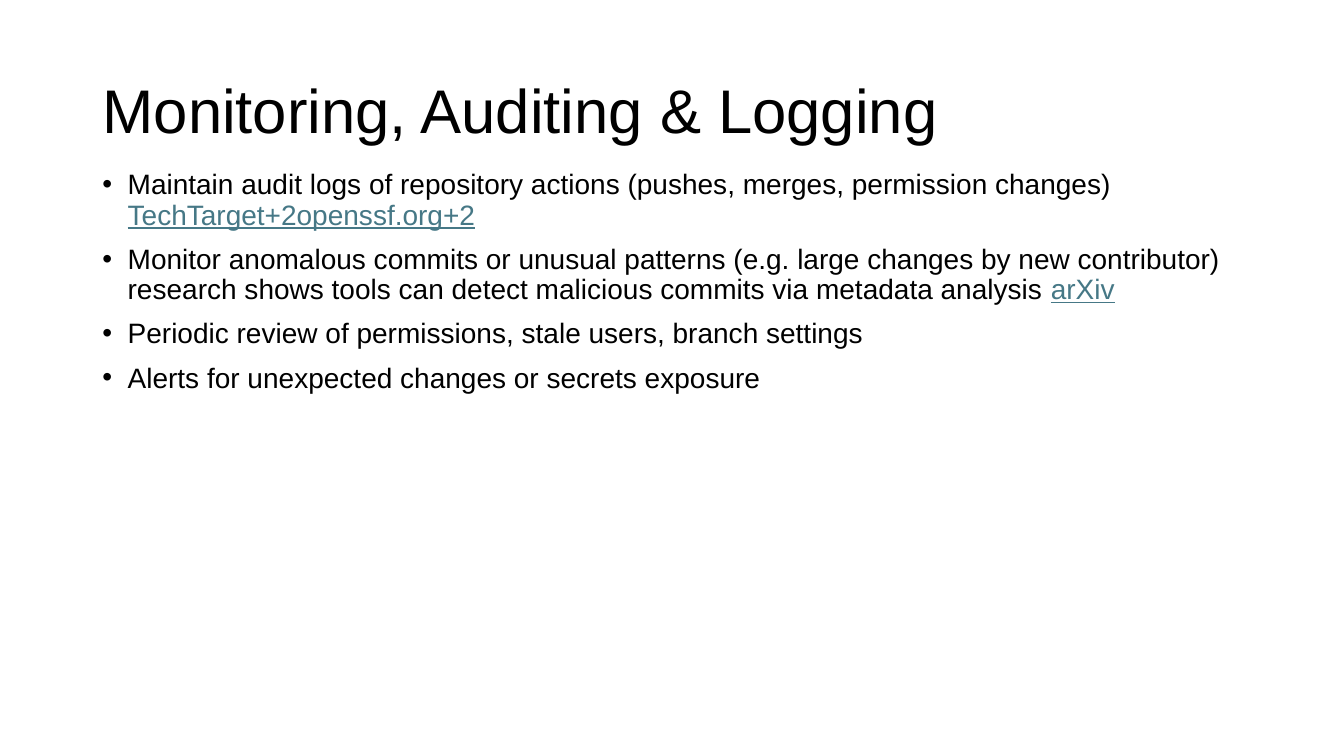
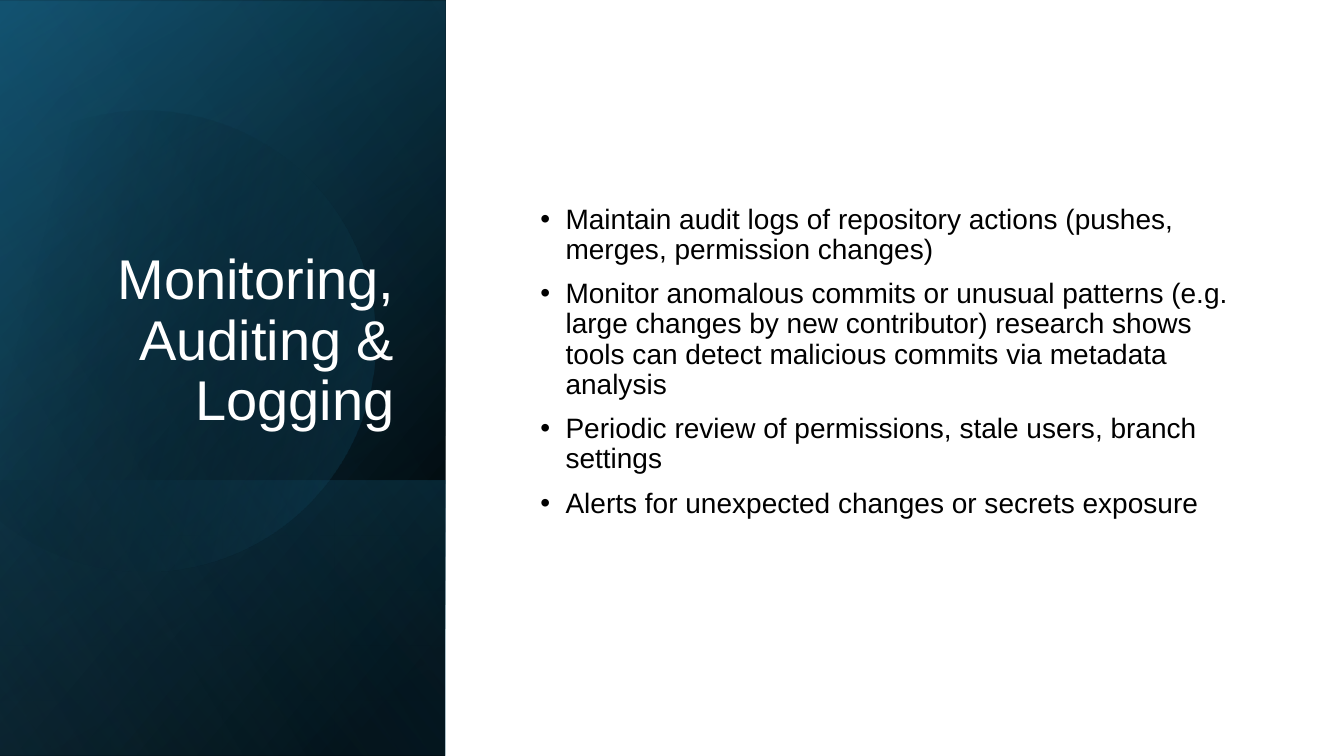
Before and after one commit to jacobwachenbach/csd-380, a slide deck: slide 7 of module-11/Achenbach-module11-csd-380.pptx. Drawn at 1344x756 pixels with LibreOffice and Linux fonts; fonts in the diff are those of the drawing. Boxes give left, top, right and bottom in pixels: in the first picture for what was removed or moved away, otherwise in the second. Text is boxed around its words. In the diff, an @@ line names an element or a change of style, - is before the commit and + after.

```diff
--- a/module-11/Achenbach-module11-csd-380.pptx
+++ b/module-11/Achenbach-module11-csd-380.pptx
@@ rectangle added at <box>0,0,1344,756</box>, fill #FFFFFF @@
@@ rectangle added at <box>0,0,446,756</box>, fill gradient #000000 to #104862 @@
@@ rectangle added at <box>0,1,446,756</box>, fill gradient #000000 to #156082 @@
@@ rectangle added at <box>0,0,446,755</box>, fill gradient #000000 to #46B1E1 @@
@@ freeform shape added at <box>0,56,431,618</box>, fill gradient #000000 to #156082 @@
@@ title "Monitoring, Auditing & Logging": place and size @@
-title "Monitoring, Auditing & Logging" at <box>102,88,937,145</box>
+title "Monitoring, Auditing & Logging" at <box>118,258,395,430</box>
@@ title "Monitoring, Auditing & Logging" at <box>118,258,395,430</box>: size 44 to 40 pt, text colour #000000 to #FFFFFF; alignment left to right; vertical alignment middle to bottom @@
@@ text "Maintain audit logs of repository ...": place and size @@
-text "Maintain audit logs of repository ..." at <box>128,173,1220,393</box>
+text "Maintain audit logs of repository ..." at <box>566,208,1227,518</box>
@@ text "Maintain audit logs of repository ..." at <box>566,208,1227,518</box>: vertical alignment top to middle @@
@@ text at <box>566,208,1227,399</box>: text changed @@
-• Maintain audit logs of repository actions (pushes, merges, permission changes) TechTarget+2openssf.org+2
-• Monitor anomalous commits or unusual patterns (e.g. large changes by new contributor) research shows tools can detect malicious commits via metadata analysis arXiv
+• Maintain audit logs of repository actions (pushes, merges, permission changes)
+• Monitor anomalous commits or unusual patterns (e.g. large changes by new contributor) research shows tools can detect malicious commits via metadata analysis
@@ rectangle added at <box>0,480,446,756</box>, fill gradient #156082 to #000000 @@
```
Also in this commit, not shown: 10 other slides changed.
